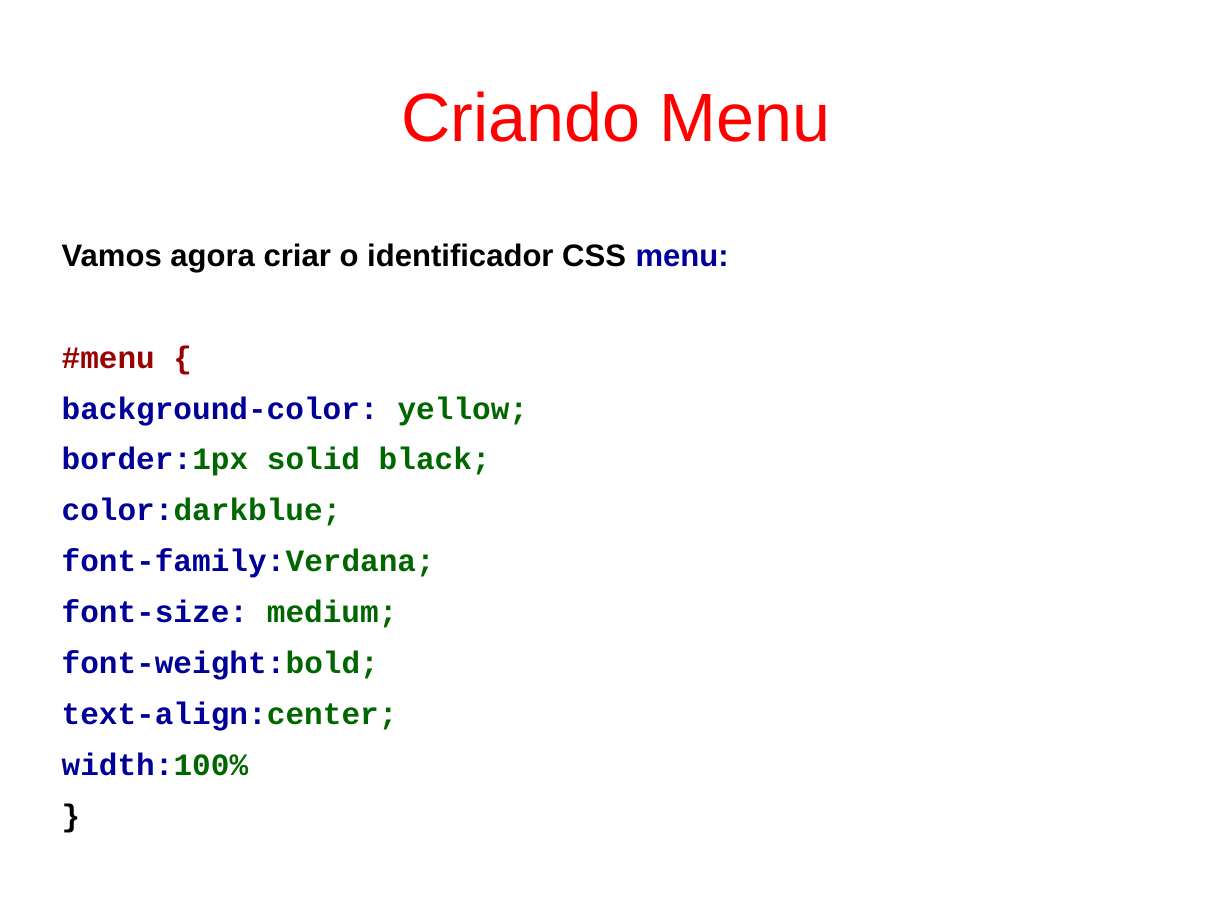
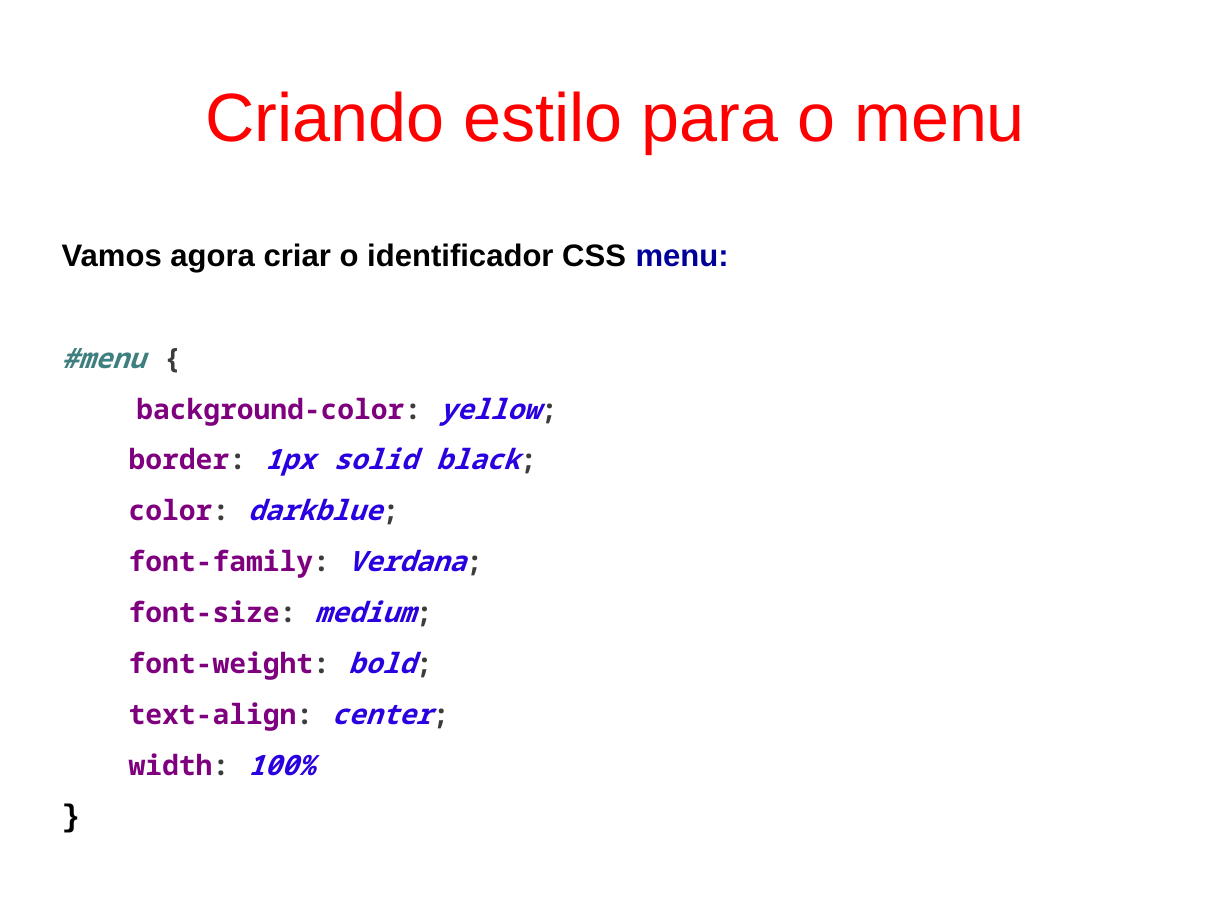
Before and after one commit to fgsl/lojasacme, a slide deck: slide 53 of docs/tutorial.odp. Drawn at 1232x924 pixels with LibreOffice and Linux fonts; fonts in the diff are those of the drawing. Boxes give left, top, right and bottom in pixels: in the first picture for what was removed or moved away, otherwise in the second. Text is boxed around its words. In the diff, an @@ line names an element or a change of style, - is before the commit and + after.

Commit message:
Corrige a parte de estilos da documentação #9

```diff
--- a/docs/tutorial.odp
+++ b/docs/tutorial.odp
@@ title at (x1=206, y1=91, x2=1025, y2=153): text changed @@
-Criando Menu
+Criando estilo para o menu
@@ text at (x1=62, y1=348, x2=541, y2=623): size 20 to 18 pt, font Courier New to Noto Sans Mono in "#menu {", "background-color: yellow;", "font-size: medium;"; text colour #990000 to #3F7F7F in "#menu"; text colour #990000 to #3C3C3C in "{"; italic on in "#menu", "yellow;", "medium;"; text colour #000099 to #7F007F, text colour #000099 to #3C3C3C in "background-color:", "font-size:"; text colour #006600 to #2A00E1, text colour #006600 to #3C3C3C in "yellow;", "medium;" @@
@@ text at (x1=129, y1=447, x2=520, y2=578): text changed; size 20 to 18 pt; font Courier New to Noto Sans Mono; text colour #006600 to #2A00E1 @@
-border:1px solid black;
-color:darkblue;
-font-family:Verdana;
+border: 1px solid black;
+color: darkblue;
+font-family: Verdana;
@@ text at (x1=129, y1=651, x2=433, y2=776): text changed; size 20 to 18 pt; font Courier New to Noto Sans Mono; text colour #000099 to #7F007F @@
-font-weight:bold;
-text-align:center;
-width:100%
+font-weight: bold;
+text-align: center;
+width: 100%
```
Also in this commit, not shown: 9 other slides changed, 3 slides added, 2 slides removed, 4 other files.
